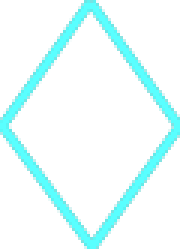
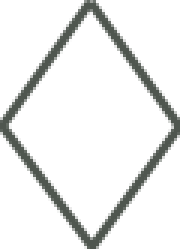
Revision of a layered w=180, h=249 image; what changed, layer by layer:
showed "rab #1" over [0, 0, 180, 249]
hid "rab" over [0, 0, 180, 249]
